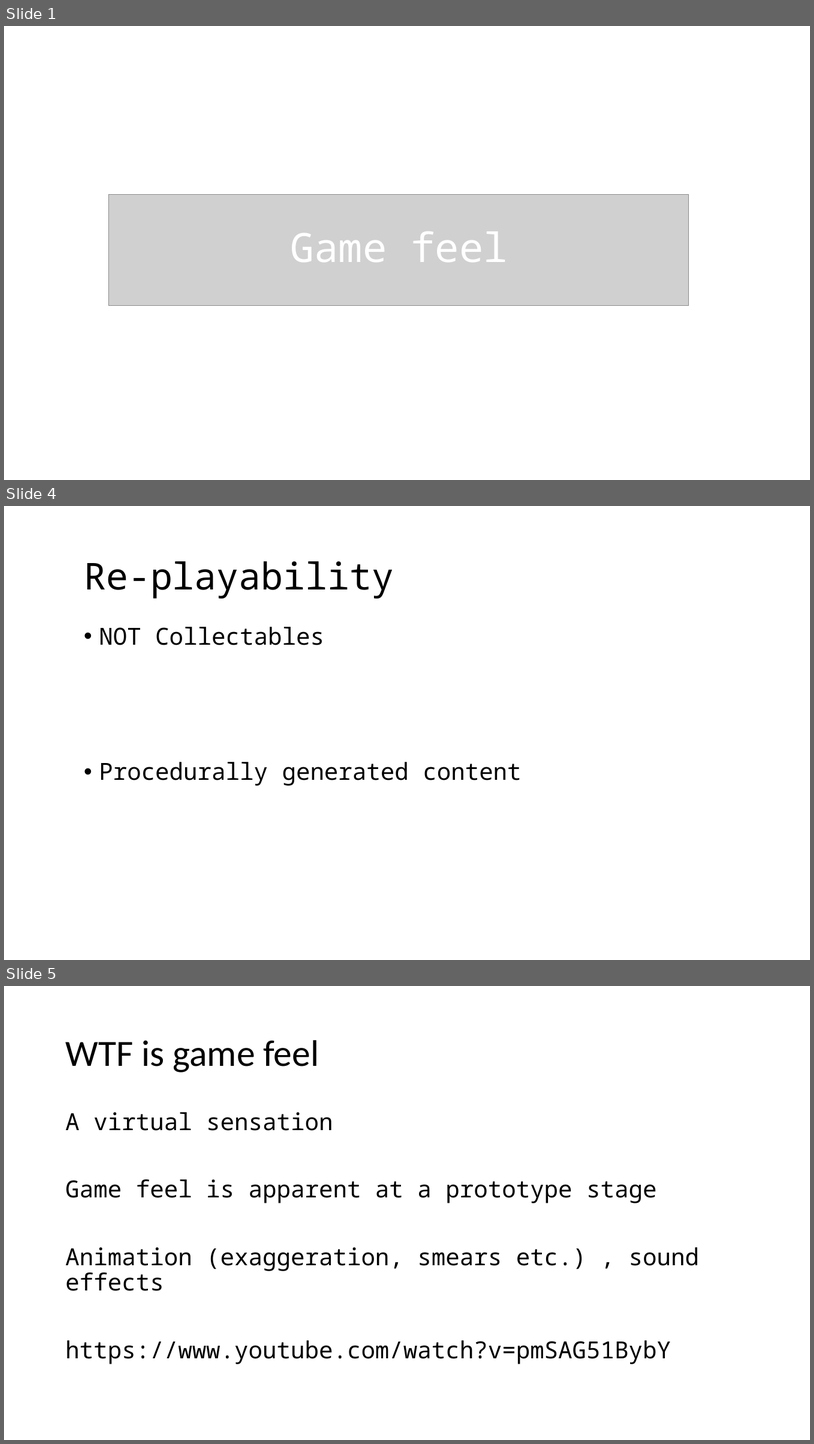
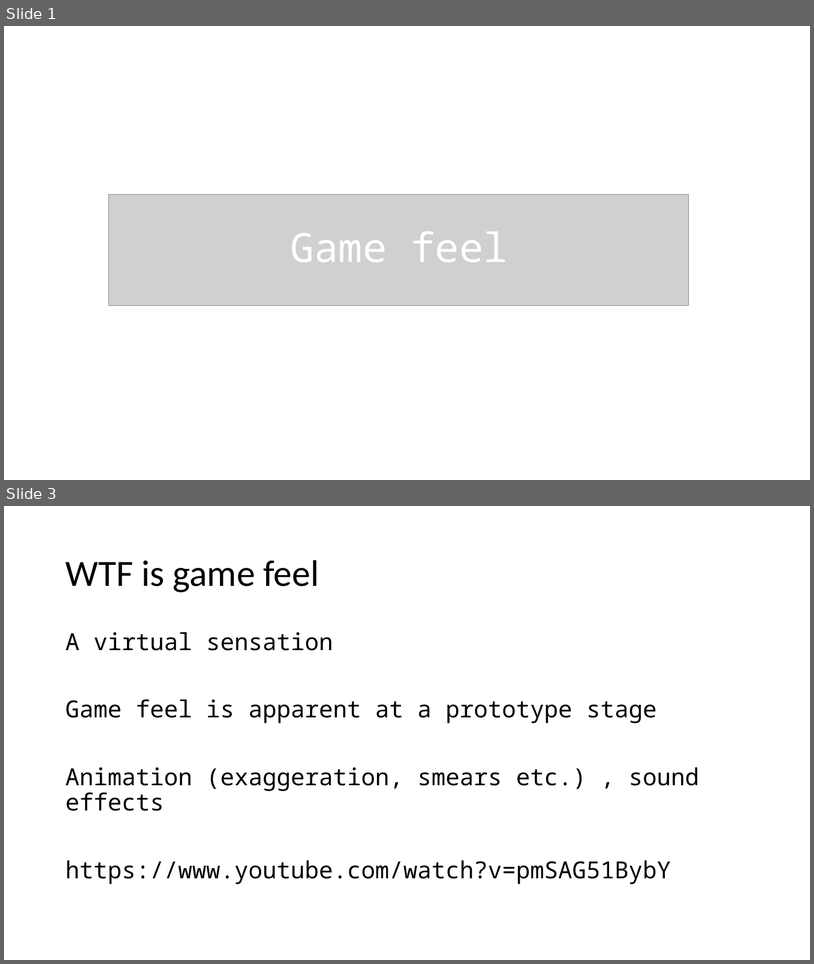
Before and after one commit to Kushcabbage/GameDevPresenations, a slide deck: GameDev1.pptx. Shown one above the other, each under a label of ours: slides 1, 4 and 5 before the commit, slides 1 and 3 after it; the slides between them are not shown. The pictures are 814x1444 and 814x964 pixels, drawn with LibreOffice and Linux fonts; fonts in the diff are those of the drawing; grey boxes stand for pictures. Boxes give left, top, right and bottom in pixels: in the first picture for what was removed or moved away, otherwise in the second. Text is boxed around its words. In the diff, an @@ line names an element or a change of style, - is before the commit and + after.

```diff
--- a/GameDev1.pptx
+++ b/GameDev1.pptx
@@ slide 4 removed at [4,506,810,960], background #FFFFFF @@
@@ title removed at [84,561,394,598] @@
-Re-playability
@@ text removed at [99,627,521,786] @@
-• NOT Collectables
-• Procedurally generated content
@@ what was slide 5 is now slide 3 @@
```
Also in this commit, not shown: 5 slides changed, 1 slide added, 1 other slide removed, 3 other files.
